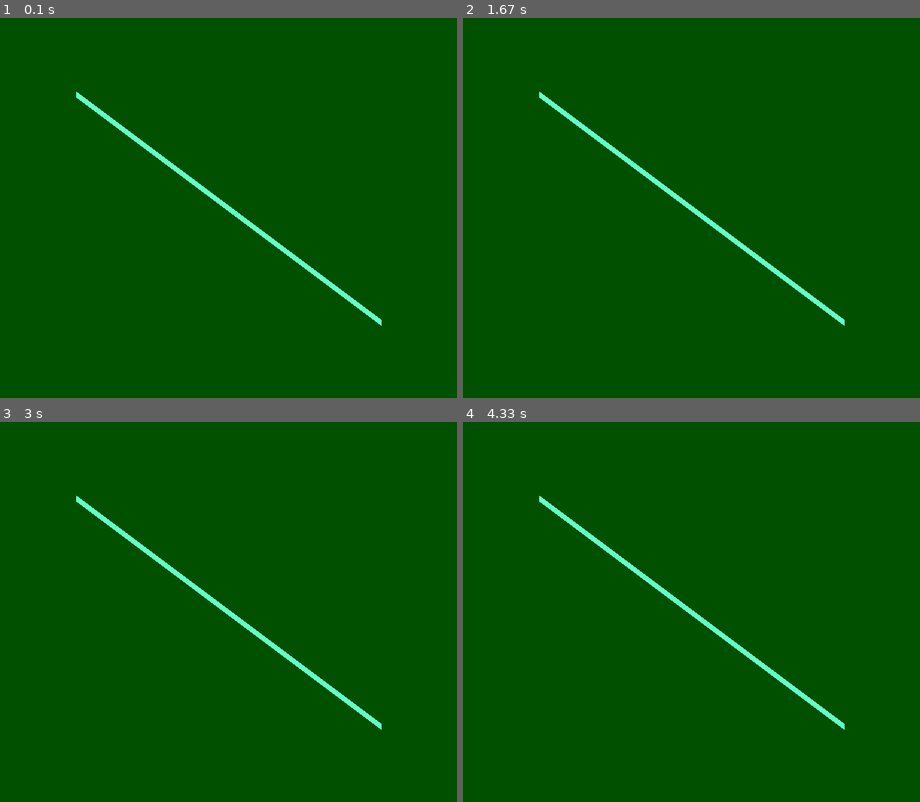
Above: before the commit, frames 1-4 (two rows, left to right).
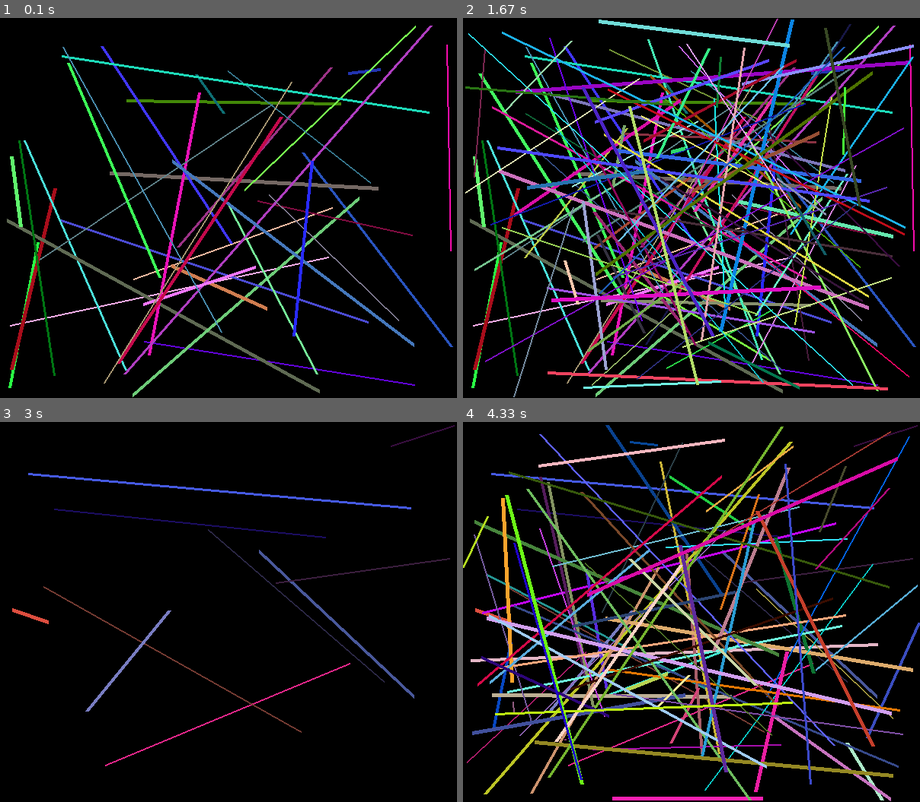
Above: after the commit, the same moments.

Repository: circusfloor/pygame_test
Game: pygame game, started from pie/draw_line.py
Two runs of this game, one before a commit and one after it. Both use one fixed random seed, a clock stepped at 60 frames per second and the inputs below.
Inputs:
- Up to frame 1 (0.1 s): no input
- Up to frame 2 (1.67 s): no input
- Up to frame 3 (3 s): no input
- Up to frame 4 (4.33 s): no input

The runs differ from the first frame. In frame 1, 100% of the frame differs, in the area x 0-100%, y 0-100%; in frame 2, 100%; in frame 3, 100%; in frame 4, 100%.

Commit message:
git init

Diff:
--- a/pie/draw_line.py
+++ b/pie/draw_line.py
@@ -1,24 +1,25 @@
 import pygame, sys
 from pygame.locals import *
+from random import randint
+
 
 pygame.init()
 screen = pygame.display.set_mode((600, 500))
 pygame.display.set_caption('Drawing Lines')
-pos_x = 300
-pos_y = 250
-vel_x = 2
-vel_y = 1
+
 
 while True:
     for event in pygame.event.get():
         if event.type in (QUIT, KEYDOWN):
             sys.exit()
 
-    screen.fill((0, 80, 0))
+    screen.fill((0, 0, 0))
 
     # 绘制线条
-    color = 100, 255, 200
-    width = 8
-    pygame.draw.line(screen, color, (100, 100), (500, 400), width)
-
-    pygame.display.update()
+    for i in range(200):
+        start_pos = (randint(0, 600), randint(0, 500))
+        end_pos = (randint(0, 600), randint(0, 500))
+        color = randint(0, 255), randint(0, 255), randint(0, 255)
+        width = randint(2, 5)
+        pygame.draw.line(screen, color, start_pos, end_pos, width)
+        pygame.display.update()
--- a/pie/draw_rect.py
+++ b/pie/draw_rect.py
@@ -1,13 +1,17 @@
 import pygame, sys
 from pygame.locals import *
+from random import randint
+
 
 pygame.init()
 screen = pygame.display.set_mode((600, 500))
 pygame.display.set_caption('Drawing Rectangles')
 pos_x = 300
 pos_y = 250
-vel_x = 2
-vel_y = 1
+vel_x = 0.2
+vel_y = 0.1
+color = 255, 255, 0
+
 while True:
     for event in pygame.event.get():
         if event.type in (QUIT, KEYDOWN):
@@ -21,12 +25,13 @@
 
     # 保持矩形在屏幕上
     if pos_x > 500 or pos_x < 0:
+        color = randint(0, 255), randint(0, 255), randint(0, 255)
         vel_x = - vel_x
     if pos_y > 400 or pos_y < 0:
+        color = randint(0, 255), randint(0, 255), randint(0, 255)
         vel_y = - vel_y
 
     # 绘制矩形
-    color = 255, 255, 0
     width = 0
     pos = pos_x, pos_y, 100, 100
     pygame.draw.rect(screen, color, pos, width)
